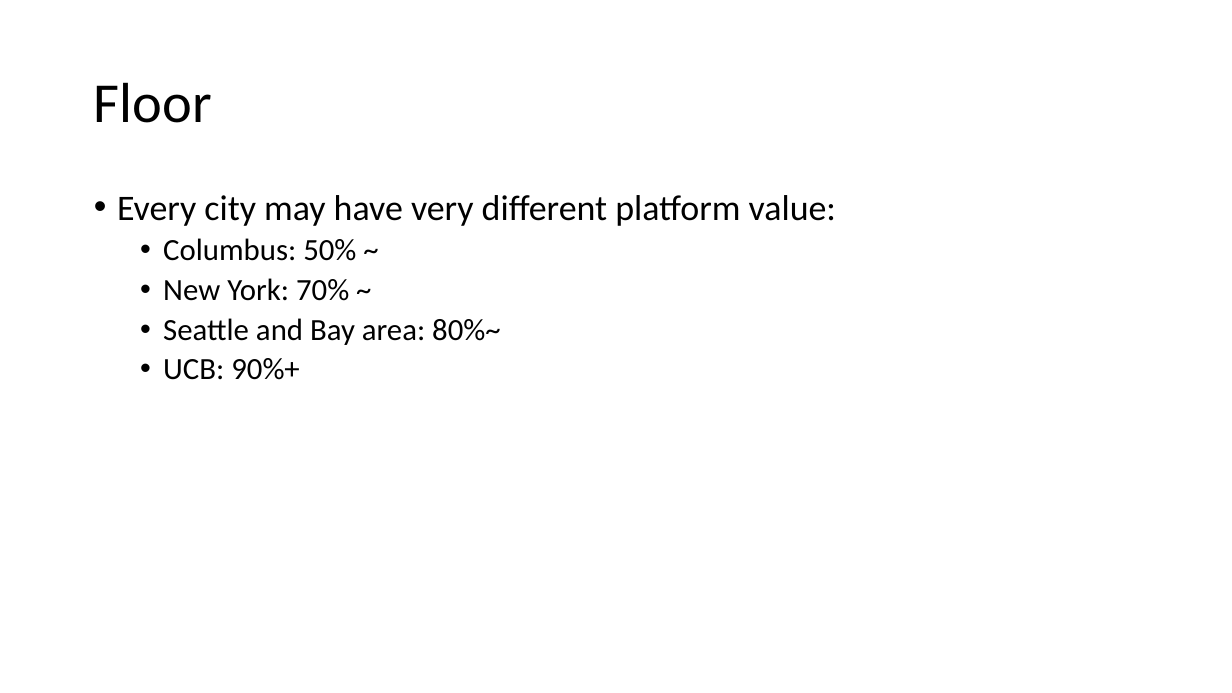
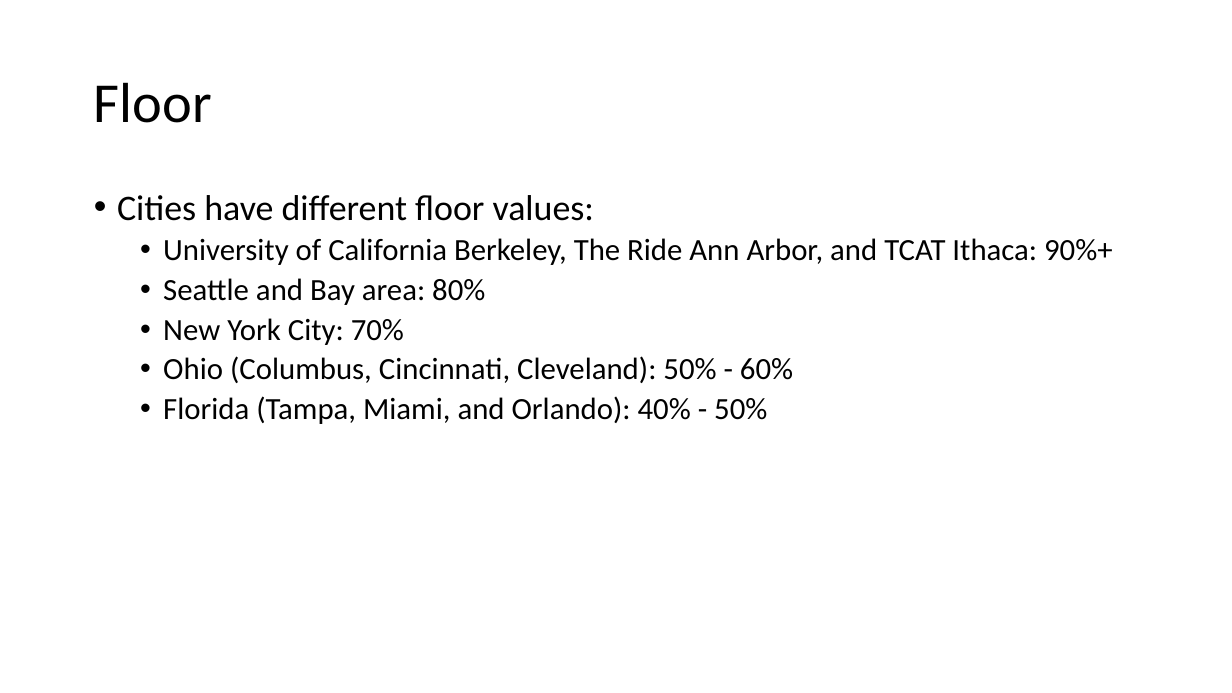
Before and after one commit to luyuliu/COVID-Transit-Demand, a slide deck: slide 5 of doc/pre_results.pptx. Drawn at 1232x693 pixels with LibreOffice and Linux fonts; fonts in the diff are those of the drawing. Boxes give left, top, right and bottom in pixels: in the first picture for what was removed or moved away, otherwise in the second. Text is boxed around its words. In the diff, an @@ line names an element or a change of style, - is before the commit and + after.

```diff
--- a/doc/pre_results.pptx
+++ b/doc/pre_results.pptx
@@ text at (117,195,1113,424): text changed @@
-• Every city may have very different platform value:
-  • Columbus: 50% ~
-  • New York: 70% ~
-  • Seattle and Bay area: 80%~
-  • UCB: 90%+
+• Cities have different floor values:
+  • University of California Berkeley, The Ride Ann Arbor, and TCAT Ithaca: 90%+
+  • Seattle and Bay area: 80%
+  • New York City: 70%
+  • Ohio (Columbus, Cincinnati, Cleveland): 50% - 60%
+  • Florida (Tampa, Miami, and Orlando): 40% - 50%
```
Also in this commit, not shown: 10 other slides changed, 1 slide added, 1 slide removed, 4 other files.
